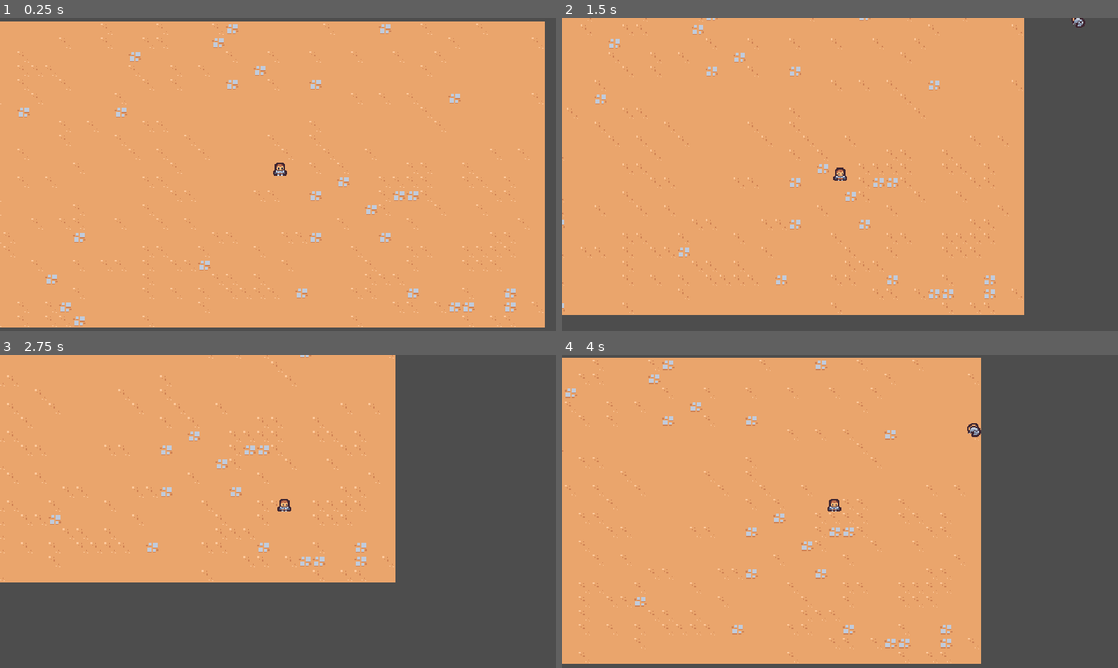
Above: before the commit, frames 1-4 (two rows, left to right).
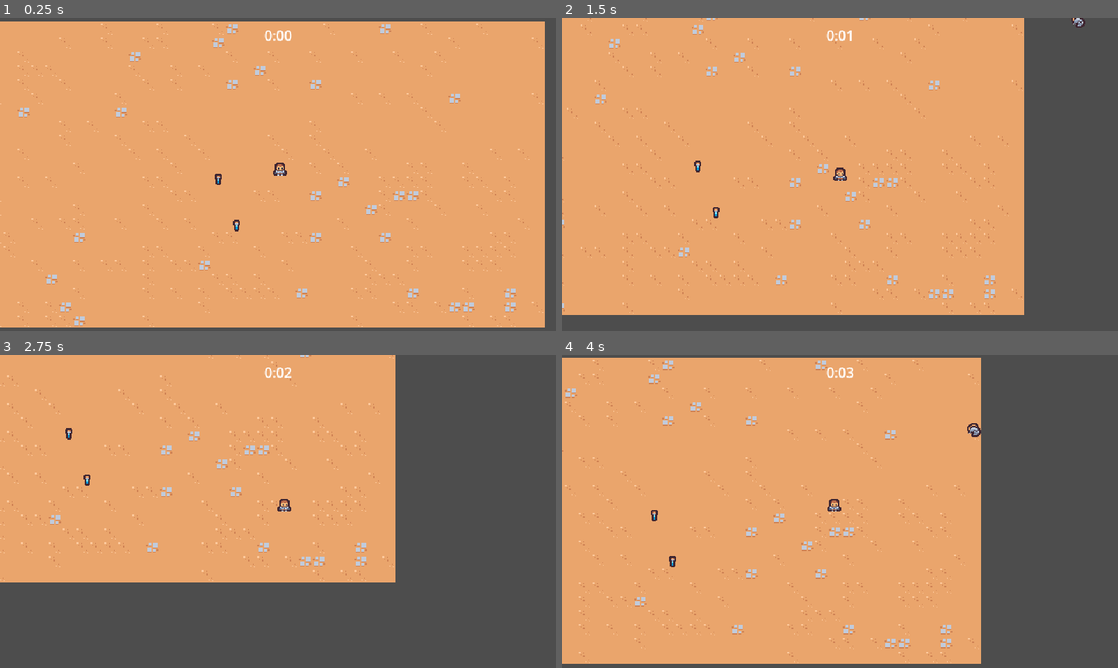
Above: after the commit, the same moments.

Repository: kaanic/godot-survivor
Game: Godot game, scene res://scenes/main/main.tscn
The game is run twice, just before and just after one commit, with the same random seed, the same clock (stepped at 60 frames per second) and the same inputs.
Inputs:
- Up to frame 1 (0.25 s): no input
- Up to frame 2 (1.5 s): hold D (move_right) 0.53-1.28 s; hold S (move_down) from 1.28 s (still down)
- Up to frame 3 (2.75 s): release S (move_down) at 2.03 s; hold D (move_right) from 2.03 s (still down)
- Up to frame 4 (4 s): release D (move_right) at 2.78 s; hold W (move_up) 2.78-3.53 s; hold A (move_left) from 3.53 s (still down)

The runs differ from the first frame. In frame 1, 0.2% of the frame differs, in the area x 38-53%, y 4-69%; in frame 2, 0.1%; in frame 3, 0.2%; in frame 4, 0.2%.

Commit message:
experience

Diff:
--- a/project.godot
+++ b/project.godot
@@ -14,6 +14,10 @@
 run/main_scene="res://scenes/main/main.tscn"
 config/features=PackedStringArray("4.3", "Forward Plus")
 config/icon="res://icon.svg"
+
+[autoload]
+
+GameEvents="*res://scenes/autoload/game_events.tscn"
 
 [display]
 
@@ -61,6 +65,7 @@
 2d_physics/layer_2="Player"
 2d_physics/layer_3="Enemy"
 2d_physics/layer_4="EnemyCollision"
+2d_physics/layer_5="PlayerPickup"
 
 [rendering]
 
--- /dev/null
+++ b/scenes/autoload/game_events.gd
@@ -0,0 +1,6 @@
+extends Node
+
+signal experience_vial_collected(number: float)
+
+func emit_experience_vial_collected(number: float):
+	experience_vial_collected.emit(number)
--- /dev/null
+++ b/scenes/autoload/game_events.tscn
@@ -0,0 +1,6 @@
+[gd_scene load_steps=2 format=3 uid="uid://clgg3j60emvww"]
+
+[ext_resource type="Script" path="res://scenes/autoload/game_events.gd" id="1_krep0"]
+
+[node name="GameEvents" type="Node"]
+script = ExtResource("1_krep0")
--- a/scenes/basic_enemy/basic_enemy.tscn
+++ b/scenes/game_object/basic_enemy/basic_enemy.tscn
@@ -1,7 +1,7 @@
 [gd_scene load_steps=5 format=3 uid="uid://bpjai6ixomllk"]
 
-[ext_resource type="Script" path="res://scenes/basic_enemy/basic_enemy.gd" id="1_pc7ru"]
-[ext_resource type="Texture2D" uid="uid://bhgb33qsa2rs1" path="res://scenes/basic_enemy/basic_enemy.png" id="2_sx4gh"]
+[ext_resource type="Script" path="res://scenes/game_object/basic_enemy/basic_enemy.gd" id="1_pc7ru"]
+[ext_resource type="Texture2D" uid="uid://bhgb33qsa2rs1" path="res://scenes/game_object/basic_enemy/basic_enemy.png" id="2_sx4gh"]
 
 [sub_resource type="CircleShape2D" id="CircleShape2D_ml6ma"]
 
--- /dev/null
+++ b/scenes/game_object/experience_vial/experience_vial.gd
@@ -0,0 +1,9 @@
+extends Node2D
+
+
+func _ready() -> void:
+	$Area2D.area_entered.connect(on_area_entered)
+
+func on_area_entered(other_area: Area2D):
+	GameEvents.emit_experience_vial_collected(1)
+	queue_free()
--- /dev/null
+++ b/scenes/game_object/experience_vial/experience_vial.tscn
@@ -0,0 +1,20 @@
+[gd_scene load_steps=4 format=3 uid="uid://duyc3j5n4v1cc"]
+
+[ext_resource type="Script" path="res://scenes/game_object/experience_vial/experience_vial.gd" id="1_kdyoh"]
+[ext_resource type="Texture2D" uid="uid://8avqd0i3v5uy" path="res://scenes/game_object/experience_vial/xp_vial.png" id="1_scd58"]
+
+[sub_resource type="CircleShape2D" id="CircleShape2D_y6wbl"]
+radius = 16.0
+
+[node name="ExperienceVial" type="Node2D"]
+script = ExtResource("1_kdyoh")
+
+[node name="Area2D" type="Area2D" parent="."]
+collision_layer = 0
+collision_mask = 16
+
+[node name="CollisionShape2D" type="CollisionShape2D" parent="Area2D"]
+shape = SubResource("CircleShape2D_y6wbl")
+
+[node name="Sprite2D" type="Sprite2D" parent="."]
+texture = ExtResource("1_scd58")
--- a/scenes/game_camera/game_camera.tscn
+++ b/scenes/game_object/game_camera/game_camera.tscn
@@ -1,6 +1,6 @@
 [gd_scene load_steps=2 format=3 uid="uid://d3h1d21inr1be"]
 
-[ext_resource type="Script" path="res://scenes/game_camera/game_camera.gd" id="1_si5w7"]
+[ext_resource type="Script" path="res://scenes/game_object/game_camera/game_camera.gd" id="1_si5w7"]
 
 [node name="GameCamera" type="Camera2D"]
 script = ExtResource("1_si5w7")
--- a/scenes/player/player.tscn
+++ b/scenes/game_object/player/player.tscn
@@ -1,8 +1,11 @@
-[gd_scene load_steps=5 format=3 uid="uid://3q37nj4hblv4"]
+[gd_scene load_steps=6 format=3 uid="uid://3q37nj4hblv4"]
 
-[ext_resource type="Texture2D" uid="uid://c7p11jcoq72db" path="res://scenes/player/player.png" id="1_ngbkr"]
-[ext_resource type="Script" path="res://scenes/player/player.gd" id="1_rjjqq"]
+[ext_resource type="Texture2D" uid="uid://c7p11jcoq72db" path="res://scenes/game_object/player/player.png" id="1_ngbkr"]
+[ext_resource type="Script" path="res://scenes/game_object/player/player.gd" id="1_rjjqq"]
 [ext_resource type="PackedScene" uid="uid://blb6bc6g7us2e" path="res://scenes/ability/sword_ability_controller/sword_ability_controller.tscn" id="2_wido3"]
+
+[sub_resource type="CircleShape2D" id="CircleShape2D_vnphx"]
+radius = 32.0
 
 [sub_resource type="CircleShape2D" id="CircleShape2D_8u75w"]
 radius = 5.0
@@ -16,6 +19,14 @@
 
 [node name="SwordAbilityController" parent="AbilityManager" instance=ExtResource("2_wido3")]
 
+[node name="Area2D" type="Area2D" parent="."]
+collision_layer = 16
+collision_mask = 0
+
+[node name="CollisionShape2D" type="CollisionShape2D" parent="Area2D"]
+position = Vector2(0, -5)
+shape = SubResource("CircleShape2D_vnphx")
+
 [node name="Sprite2D" type="Sprite2D" parent="."]
 texture = ExtResource("1_ngbkr")
 offset = Vector2(0, -8)
--- a/scenes/main/main.tscn
+++ b/scenes/main/main.tscn
@@ -1,13 +1,24 @@
-[gd_scene load_steps=5 format=4 uid="uid://mjy2bq576k4a"]
+[gd_scene load_steps=9 format=4 uid="uid://mjy2bq576k4a"]
 
 [ext_resource type="PackedScene" uid="uid://coxedolyr7pvk" path="res://scenes/manager/enemy_manager.tscn" id="1_1fb2s"]
-[ext_resource type="PackedScene" uid="uid://d3h1d21inr1be" path="res://scenes/game_camera/game_camera.tscn" id="1_21mh5"]
-[ext_resource type="PackedScene" uid="uid://3q37nj4hblv4" path="res://scenes/player/player.tscn" id="1_iiyco"]
+[ext_resource type="PackedScene" uid="uid://d3h1d21inr1be" path="res://scenes/game_object/game_camera/game_camera.tscn" id="1_21mh5"]
+[ext_resource type="PackedScene" uid="uid://3q37nj4hblv4" path="res://scenes/game_object/player/player.tscn" id="1_iiyco"]
+[ext_resource type="PackedScene" uid="uid://bx87pn68eu0gg" path="res://scenes/ui/arena_time_ui.tscn" id="1_vxbbg"]
 [ext_resource type="TileSet" uid="uid://cur1tbsnvaxqp" path="res://resources/tileset.tres" id="1_ym2ac"]
+[ext_resource type="PackedScene" uid="uid://cq0i2ydsj1hok" path="res://scenes/manager/arena_time_manager.tscn" id="2_cih8e"]
+[ext_resource type="PackedScene" uid="uid://t26jn2rsm011" path="res://scenes/manager/experience_manager.tscn" id="4_idayq"]
+[ext_resource type="PackedScene" uid="uid://duyc3j5n4v1cc" path="res://scenes/game_object/experience_vial/experience_vial.tscn" id="7_y0jai"]
 
 [node name="Main" type="Node"]
 
+[node name="ArenaTimeUI" parent="." node_paths=PackedStringArray("arena_time_manager") instance=ExtResource("1_vxbbg")]
+arena_time_manager = NodePath("../ArenaTimeManager")
+
+[node name="ArenaTimeManager" parent="." instance=ExtResource("2_cih8e")]
+
 [node name="EnemyManager" parent="." instance=ExtResource("1_1fb2s")]
+
+[node name="ExperienceManager" parent="." instance=ExtResource("4_idayq")]
 
 [node name="GameCamera" parent="." instance=ExtResource("1_21mh5")]
 
@@ -17,3 +28,9 @@
 
 [node name="Player" parent="." instance=ExtResource("1_iiyco")]
 position = Vector2(335, 177)
+
+[node name="ExperienceVial" parent="." instance=ExtResource("7_y0jai")]
+position = Vector2(264, 181)
+
+[node name="ExperienceVial2" parent="." instance=ExtResource("7_y0jai")]
+position = Vector2(285, 234)
--- /dev/null
+++ b/scenes/manager/arena_time_manager.gd
@@ -0,0 +1,6 @@
+extends Node
+
+@onready var timer = $Timer
+
+func get_time_elapsed():
+	return timer.wait_time - timer.time_left
--- /dev/null
+++ b/scenes/manager/arena_time_manager.tscn
@@ -0,0 +1,10 @@
+[gd_scene load_steps=2 format=3 uid="uid://cq0i2ydsj1hok"]
+
+[ext_resource type="Script" path="res://scenes/manager/arena_time_manager.gd" id="1_bf3tu"]
+
+[node name="ArenaTimeManager" type="Node"]
+script = ExtResource("1_bf3tu")
+
+[node name="Timer" type="Timer" parent="."]
+wait_time = 60.0
+autostart = true
--- a/scenes/manager/enemy_manager.tscn
+++ b/scenes/manager/enemy_manager.tscn
@@ -1,7 +1,7 @@
 [gd_scene load_steps=3 format=3 uid="uid://coxedolyr7pvk"]
 
 [ext_resource type="Script" path="res://scenes/manager/enemy_manager.gd" id="1_26o2o"]
-[ext_resource type="PackedScene" uid="uid://bpjai6ixomllk" path="res://scenes/basic_enemy/basic_enemy.tscn" id="2_fde6p"]
+[ext_resource type="PackedScene" uid="uid://bpjai6ixomllk" path="res://scenes/game_object/basic_enemy/basic_enemy.tscn" id="2_fde6p"]
 
 [node name="EnemyManager" type="Node"]
 script = ExtResource("1_26o2o")
--- /dev/null
+++ b/scenes/manager/experience_manager.gd
@@ -0,0 +1,13 @@
+extends Node
+
+var current_experience = 0
+
+func _ready() -> void:
+	GameEvents.experience_vial_collected.connect(on_experience_vial_collected)
+
+func increment_experience(number: float):
+	current_experience += number
+	print(current_experience)
+
+func on_experience_vial_collected(number: float):
+	increment_experience(number)
--- /dev/null
+++ b/scenes/manager/experience_manager.tscn
@@ -0,0 +1,6 @@
+[gd_scene load_steps=2 format=3 uid="uid://t26jn2rsm011"]
+
+[ext_resource type="Script" path="res://scenes/manager/experience_manager.gd" id="1_wlnfx"]
+
+[node name="ExperienceManager" type="Node"]
+script = ExtResource("1_wlnfx")
--- /dev/null
+++ b/scenes/ui/arena_time_ui.gd
@@ -0,0 +1,17 @@
+extends CanvasLayer
+
+@export var arena_time_manager: Node
+@onready var label = $%Label
+
+func _process(delta: float) -> void:
+	if arena_time_manager == null:
+		return
+
+	var time_elapsed = arena_time_manager.get_time_elapsed()
+	label.text = format_seconds_to_string(time_elapsed)
+
+func format_seconds_to_string(seconds: float):
+	var minutes = floor(seconds / 60)
+	var remaining_seconds = seconds - (minutes * 60)
+
+	return str(minutes) + ":" + ("%02d" % floor(remaining_seconds))
--- /dev/null
+++ b/scenes/ui/arena_time_ui.tscn
@@ -0,0 +1,22 @@
+[gd_scene load_steps=2 format=3 uid="uid://bx87pn68eu0gg"]
+
+[ext_resource type="Script" path="res://scenes/ui/arena_time_ui.gd" id="1_l4wvv"]
+
+[node name="ArenaTimeUI" type="CanvasLayer"]
+script = ExtResource("1_l4wvv")
+
+[node name="MarginContainer" type="MarginContainer" parent="."]
+anchors_preset = 15
+anchor_right = 1.0
+anchor_bottom = 1.0
+grow_horizontal = 2
+grow_vertical = 2
+mouse_filter = 2
+theme_override_constants/margin_top = 8
+
+[node name="Label" type="Label" parent="MarginContainer"]
+unique_name_in_owner = true
+layout_mode = 2
+size_flags_horizontal = 4
+size_flags_vertical = 0
+text = "test"
Renamed: scenes/basic_enemy/basic_enemy.gd -> scenes/game_object/basic_enemy/basic_enemy.gd
Renamed: scenes/basic_enemy/basic_enemy.png -> scenes/game_object/basic_enemy/basic_enemy.png
Not shown, changed: scenes/game_object/basic_enemy/basic_enemy.png.import
Binary file added: scenes/game_object/experience_vial/xp_vial.png
Not shown, changed: scenes/game_object/experience_vial/xp_vial.png.import
Renamed: scenes/game_camera/game_camera.gd -> scenes/game_object/game_camera/game_camera.gd
Renamed: scenes/player/player.gd -> scenes/game_object/player/player.gd
Renamed: scenes/player/player.png -> scenes/game_object/player/player.png
Not shown, added: scenes/game_object/player/player.png.import
